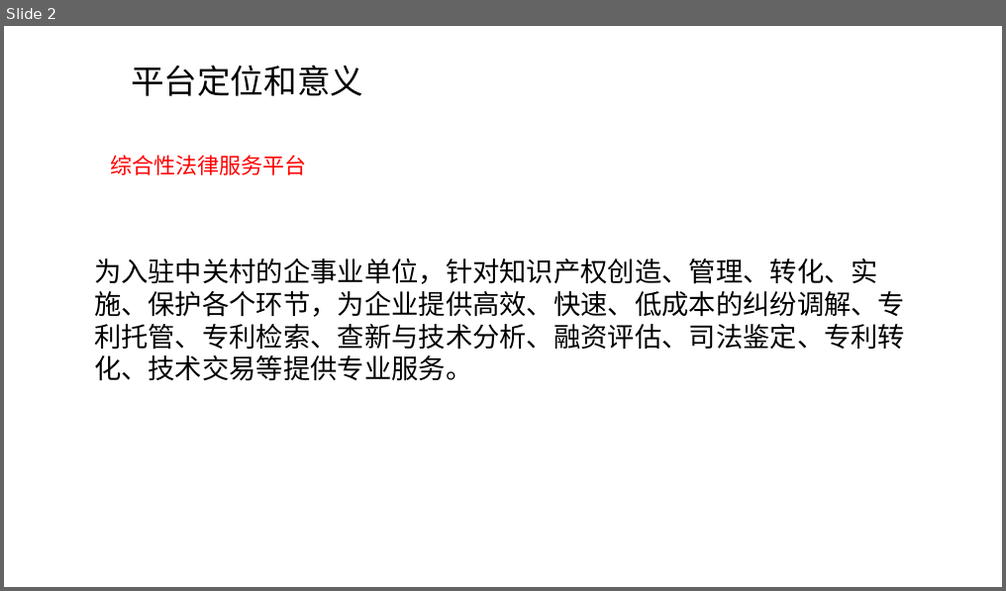
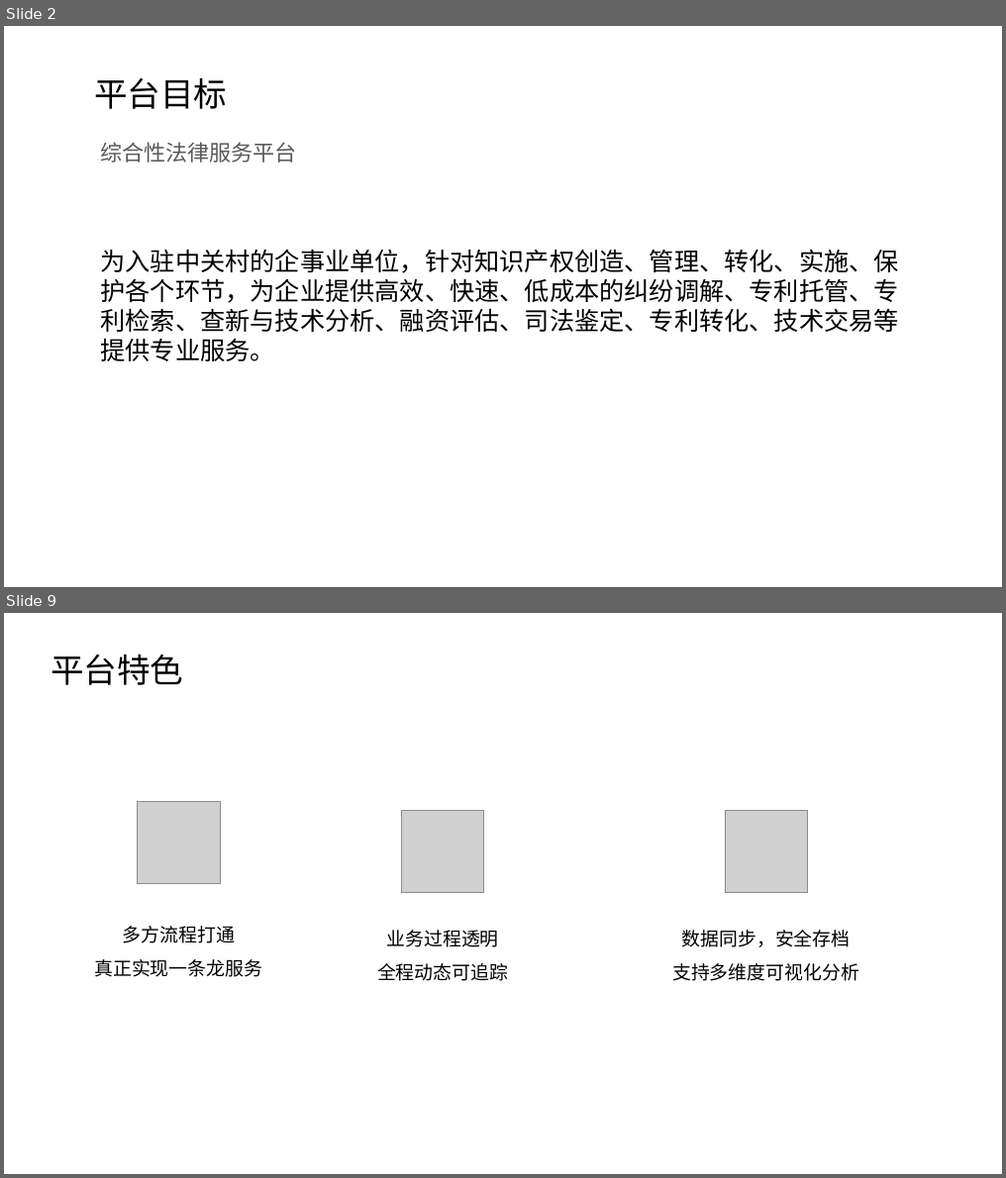
Before and after one commit to petite-chen/data, a slide deck: 资料/1.海知平台介绍.ppt. Shown one above the other, each under a label of ours: slide 2 before the commit, slides 2 and 9 after it; the slides between them are not shown. The pictures are 1006x591 and 1006x1178 pixels, drawn with LibreOffice and Linux fonts; fonts in the diff are those of the drawing; grey boxes stand for pictures. Boxes give left, top, right and bottom in pixels: in the first picture for what was removed or moved away, otherwise in the second. Text is boxed around its words. In the diff, an @@ line names an element or a change of style, - is before the commit and + after.

```diff
--- a/资料/1.海知平台介绍.ppt
+++ b/资料/1.海知平台介绍.ppt
@@ slide 9 added at (x1=4, y1=613, x2=1002, y2=1174), background #FFFFFF @@
@@ text added at (x1=51, y1=654, x2=183, y2=685), 32 pt, text #000000 @@
+平台特色
@@ picture added at (x1=138, y1=801, x2=220, y2=884) @@
@@ picture added at (x1=401, y1=810, x2=483, y2=893) @@
@@ picture added at (x1=725, y1=810, x2=807, y2=893) @@
@@ text added at (x1=94, y1=926, x2=262, y2=977), 18 pt, text #000000 @@
+多方流程打通
+真正实现一条龙服务
@@ text added at (x1=377, y1=930, x2=508, y2=981), 18 pt, text #000000 @@
+业务过程透明
+全程动态可追踪
@@ text added at (x1=672, y1=930, x2=859, y2=981), 18 pt, text #000000 @@
+数据同步，安全存档
+支持多维度可视化分析
@@ slide 2 changed as well @@
@@ text at (x1=94, y1=77, x2=227, y2=109): text changed @@
-平台定位和意义
+平台目标
@@ text "综合性法律服务平台" moved from (x1=111, y1=155, x2=307, y2=175) to (x1=101, y1=142, x2=297, y2=163) @@
@@ text "综合性法律服务平台" at (x1=101, y1=142, x2=297, y2=163): text colour #FF0000 to #595959 @@
@@ text "为入驻中关村的企事业单位，针对知识产权创造、管理、转化、实施、保护各个环节，为企业提供高效、快速、低成本的纠纷调解、专利 ..." moved from (x1=94, y1=259, x2=905, y2=381) to (x1=101, y1=249, x2=899, y2=362) @@
@@ text "为入驻中关村的企事业单位，针对知识产权创造、管理、转化、实施、保护各个环节，为企业提供高效、快速、低成本的纠纷调解、专利 ..." at (x1=101, y1=249, x2=899, y2=362): size 26 to 24 pt, font Arial to Noto Sans CJK SC @@
```
Also in this commit, not shown: 1 other slide changed, 8 other slides added, 5 slides removed, 4 other files.
